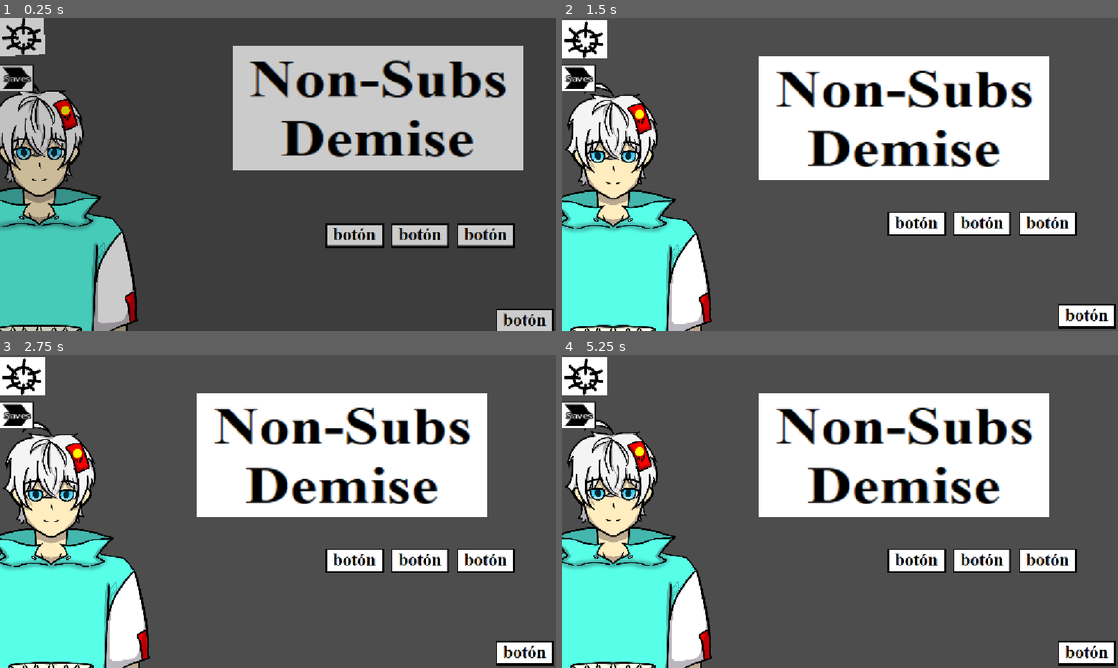
Above: before the commit, frames 1-4 (two rows, left to right).
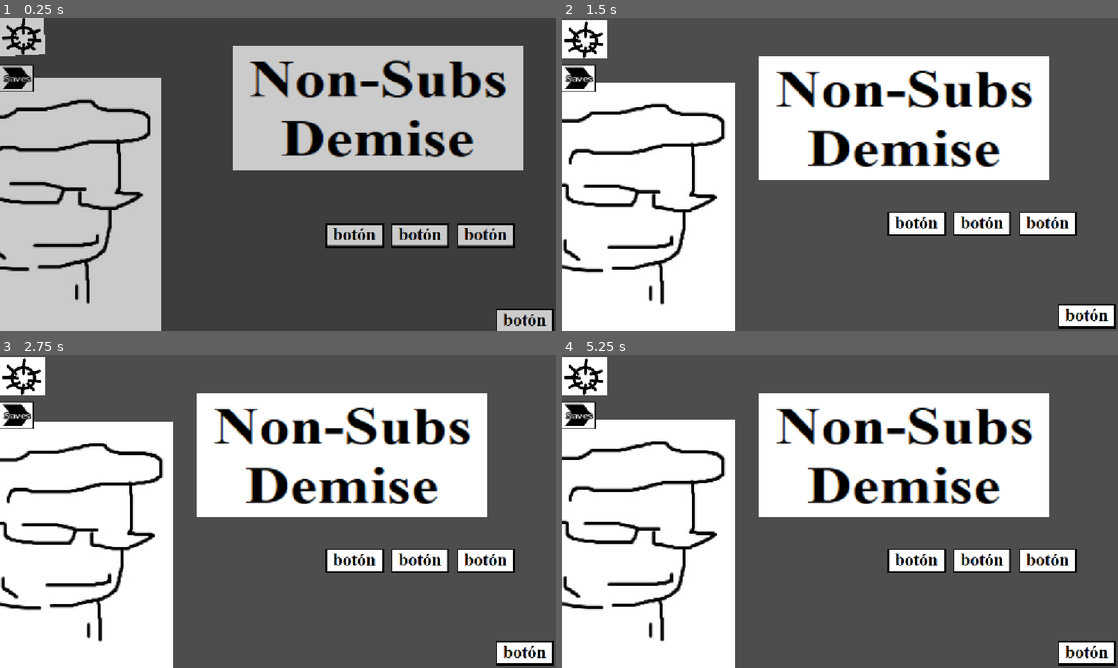
Above: after the commit, the same moments.

Repository: 63CritsInARow/Non-Subs-Demise
Game: Godot game, scene res://Scenes/MainMenu/MainMenu.tscn
Two runs of this game, one before a commit and one after it. Both use one fixed random seed, a clock stepped at 60 frames per second and the inputs below. The engine's default icon, where the game draws it, is replaced by a stand-in: a white triangle on a blue panel in a dark square.
Inputs (mouse positions are in pixels of both pictures, inside the frame that each line leads up to):
- Up to frame 1 (0.25 s): no input
- Up to frame 2 (1.5 s): click (917, 224) at 0.5 s; click (917, 224) at 1.25 s
- Up to frame 3 (2.75 s): click (422, 561) at 2 s
- Up to frame 4 (5.25 s): click (1045, 561) at 2.75 s; click (584, 376) at 3.5 s; click (984, 561) at 4.25 s; click (1045, 561) at 5 s

The runs differ from the first frame. In frame 1, 20% of the frame differs, in the area x 0-29%, y 19-100%; in frame 2, 22%, in the area x 0-32%, y 20-100%; in frame 3, 21%; in frame 4, 22%.

Commit message:
Hand Started

Diff:
--- /dev/null
+++ b/Objects/Survivors/Base/Base.tscn
@@ -0,0 +1,121 @@
+[gd_scene format=3 uid="uid://bvps5of7pu40h"]
+
+[ext_resource type="Script" uid="uid://bfnxwhybf26wc" path="res://Objects/Survivors/Base/BaseSurvivor.gd" id="1_ucll3"]
+[ext_resource type="PackedScene" uid="uid://djghf5cmvthlp" path="res://Objects/Survivors/Base/Flash.tscn" id="2_3lexq"]
+[ext_resource type="Texture2D" uid="uid://bh45weh1yrxs3" path="res://Objects/Survivors/Base/Flashlight/Activate.png" id="3_j3sk1"]
+[ext_resource type="Texture2D" uid="uid://cie7hf0lwcwwp" path="res://Objects/Survivors/Base/Flashlight/Forward.png" id="4_p03vw"]
+[ext_resource type="Texture2D" uid="uid://ktg1im5kply0" path="res://Objects/Survivors/Base/Flashlight/ForwardDow.png" id="5_q8kme"]
+[ext_resource type="Texture2D" uid="uid://crt3fsehg125r" path="res://Objects/Survivors/Base/Flashlight/ForwardUp.png" id="6_ga8u8"]
+[ext_resource type="Texture2D" uid="uid://dpb3nefgh8on6" path="res://Objects/Survivors/Base/Flashlight/Idle.png" id="7_8l2ln"]
+[ext_resource type="Texture2D" uid="uid://cek0nxg8irwps" path="res://Objects/Survivors/Base/Flashlight/Lef.png" id="8_tnw5o"]
+[ext_resource type="Texture2D" uid="uid://bnbgj1dnvfvju" path="res://Objects/Survivors/Base/Flashlight/LefDow.png" id="9_u3ccq"]
+[ext_resource type="Texture2D" uid="uid://dqj6qye85cqdn" path="res://Objects/Survivors/Base/Flashlight/LefUp.png" id="10_cq32f"]
+[ext_resource type="Texture2D" uid="uid://c5es2v4j3ivn1" path="res://Objects/Survivors/Base/Flashlight/Rig.png" id="11_yer80"]
+[ext_resource type="Texture2D" uid="uid://v3f88qokmuqs" path="res://Objects/Survivors/Base/Flashlight/RigDow.png" id="12_n334k"]
+[ext_resource type="Texture2D" uid="uid://dixhwvdnxhsq6" path="res://Objects/Survivors/Base/Flashlight/RigUp.png" id="13_ohdsj"]
+
+[sub_resource type="SpriteFrames" id="SpriteFrames_lgruo"]
+animations = [{
+"frames": [{
+"duration": 1.0,
+"texture": ExtResource("3_j3sk1")
+}],
+"loop": 0,
+"name": &"Activate",
+"speed": 5.0
+}, {
+"frames": [{
+"duration": 1.0,
+"texture": ExtResource("4_p03vw")
+}],
+"loop": 0,
+"name": &"For",
+"speed": 5.0
+}, {
+"frames": [{
+"duration": 1.0,
+"texture": ExtResource("5_q8kme")
+}],
+"loop": 0,
+"name": &"ForDow",
+"speed": 5.0
+}, {
+"frames": [{
+"duration": 1.0,
+"texture": ExtResource("6_ga8u8")
+}],
+"loop": 0,
+"name": &"ForUp",
+"speed": 5.0
+}, {
+"frames": [{
+"duration": 1.0,
+"texture": ExtResource("7_8l2ln")
+}],
+"loop": 0,
+"name": &"Idle",
+"speed": 5.0
+}, {
+"frames": [{
+"duration": 1.0,
+"texture": ExtResource("8_tnw5o")
+}],
+"loop": 0,
+"name": &"Lef",
+"speed": 5.0
+}, {
+"frames": [{
+"duration": 1.0,
+"texture": ExtResource("9_u3ccq")
+}],
+"loop": 0,
+"name": &"LefDow",
+"speed": 5.0
+}, {
+"frames": [{
+"duration": 1.0,
+"texture": ExtResource("10_cq32f")
+}],
+"loop": 0,
+"name": &"LefUp",
+"speed": 5.0
+}, {
+"frames": [{
+"duration": 1.0,
+"texture": ExtResource("11_yer80")
+}],
+"loop": 0,
+"name": &"Rig",
+"speed": 5.0
+}, {
+"frames": [{
+"duration": 1.0,
+"texture": ExtResource("12_n334k")
+}],
+"loop": 0,
+"name": &"RigDow",
+"speed": 5.0
+}, {
+"frames": [{
+"duration": 1.0,
+"texture": ExtResource("13_ohdsj")
+}],
+"loop": 0,
+"name": &"RigUp",
+"speed": 5.0
+}]
+
+[node name="Base" type="Node2D" unique_id=466348786 groups=["Player"]]
+script = ExtResource("1_ucll3")
+Name = "Base"
+FlashLight = ExtResource("2_3lexq")
+
+[node name="Hand" type="AnimatedSprite2D" parent="." unique_id=680320690 groups=["Sprite"]]
+position = Vector2(-2.000061, -2)
+scale = Vector2(0.60000086, 0.60000086)
+sprite_frames = SubResource("SpriteFrames_lgruo")
+animation = &"RigUp"
+autoplay = "Idle"
+
+[node name="Anchor" type="Marker2D" parent="." unique_id=1941714863]
+position = Vector2(926, 578)
--- /dev/null
+++ b/Objects/Survivors/Base/BaseSurvivor.gd
@@ -0,0 +1,49 @@
+extends Node2D
+class_name BaseSurvivor
+
+@export var Name: String
+@export var BaseHp: float = 100.0
+@export var FlashLight: PackedScene
+@export var Loadout: Dictionary = {
+	"1": "Flashlight",
+	"2": "Camera",
+	"3": ""
+}
+
+@onready var HandAnchor: Marker2D = $Anchor
+@onready var Hand: AnimatedSprite2D = $Hand
+
+var Game: Node2D
+var FlashlightActive: bool = false
+
+func _ready():
+	Game = get_tree().get_first_node_in_group("Game")
+	Hand.global_position = HandAnchor.global_position
+
+func _process(_d: float):
+	CheckMouse()
+
+func _input(event: InputEvent):
+	if Input.is_action_pressed("Flashlight"):
+		FlashlightActive = true
+	else:
+		FlashlightActive = false
+
+func CheckMouse():
+	var MousePos: Vector2 = get_global_mouse_position()
+
+	var DistanceX: float = MousePos.x - HandAnchor.global_position.x
+	var DistanceY: float = MousePos.y - HandAnchor.global_position.y
+
+	var FinalX: float = clamp(MousePos.x, HandAnchor.global_position.x -200, HandAnchor.global_position.x + 80) + DistanceX
+	var FinalY: float = clamp(MousePos.y, HandAnchor.global_position.y -100, HandAnchor.global_position.y + 80) + DistanceY
+
+	Hand.global_position.x = lerpf(Hand.global_position.x, FinalX - DistanceX, 0.3)
+	Hand.global_position.y = lerpf(Hand.global_position.y, FinalY - DistanceY, 0.3)
+
+func CheckHandAnimation():
+	if FlashlightActive:
+		if Hand.global_position.x >= HandAnchor.global_position.x -60:
+			Hand.play("Lef")
+	else:
+		Hand.play("Idle")
--- /dev/null
+++ b/Objects/Survivors/Base/Flash.tscn
@@ -0,0 +1,17 @@
+[gd_scene format=3 uid="uid://djghf5cmvthlp"]
+
+[ext_resource type="Texture2D" uid="uid://darix0dmxwvlj" path="res://Objects/Survivors/Base/Flashlight/Flash.png" id="1_ud575"]
+
+[sub_resource type="CapsuleShape2D" id="CapsuleShape2D_hcta1"]
+radius = 1028.5717
+height = 2057.1433
+
+[node name="FlashLight" type="Area2D" unique_id=1414082828]
+position = Vector2(-239.00006, 39)
+scale = Vector2(0.37333325, 0.23999995)
+
+[node name="CollisionShape2D" type="CollisionShape2D" parent="." unique_id=1538199571]
+shape = SubResource("CapsuleShape2D_hcta1")
+
+[node name="Flash" type="Sprite2D" parent="." unique_id=1058048717]
+texture = ExtResource("1_ud575")
--- a/Objects/Players/Base/Stats.json
+++ b/Objects/Survivors/Base/Stats.json
@@ -4,7 +4,7 @@
 
 	"Shop Item Data": {
 		"Battery Pack": {
-			"Description": "Gives you 10% power when used",
+			"Description": "Gives you 10% Power when used",
 			"Price": 5,
 			"Max": 3,
 			"Min": 0,
--- a/Scenes/MainGame/M_Game.gd
+++ b/Scenes/MainGame/M_Game.gd
@@ -1,12 +1,24 @@
 extends Node2D
 
-var EnemyLocation: Dictionary = {
+var Player: Node2D
 
-
-}
+var EnemyLocation: Dictionary = {}
 
 func _ready():
 	LoadEnemies()
+	LoadPlayer()
+
+var PlayerSpawnerPath: String = "res://Objects/Survivors/" + PlayerData.PlayerSurv + "/" + PlayerData.PlayerSurv + ".tscn"
+func LoadPlayer():
+	if PlayerData.ModdedSurv:
+		PlayerSpawnerPath = "user://Mods/Players/" + PlayerData.PlayerSurv + "/" + PlayerData.PlayerSurv + ".tscn"
+
+	if ResourceLoader.exists(PlayerSpawnerPath):
+		var player: Node2D = (load(PlayerSpawnerPath) as PackedScene).instantiate()
+		player.global_position = Vector2(0, 0)
+		add_child(player)
+	else:
+		print("dnuaisgdyuasd")
 
 func LoadEnemies():
 	pass
--- a/Scenes/MainGame/MainGame.tscn
+++ b/Scenes/MainGame/MainGame.tscn
@@ -2,5 +2,5 @@
 
 [ext_resource type="Script" uid="uid://ciil315qq7sk0" path="res://Scenes/MainGame/M_Game.gd" id="1_3463d"]
 
-[node name="Node2D" type="Node2D" unique_id=2115037701]
+[node name="Game" type="Node2D" unique_id=2115037701 groups=["Game"]]
 script = ExtResource("1_3463d")
--- a/Scenes/MainMenu/M_MainMenu.gd
+++ b/Scenes/MainMenu/M_MainMenu.gd
@@ -1,8 +1,8 @@
 extends Node2D
 
 @onready var TrickleMenu: TextureRect = $Menu/TextureRect
-var TrickleImage: String = "res://Scenes/MainMenu/Hud/TrickleMenu.png"
-var ShokuImage: String = "res://Scenes/MainMenu/Hud/ShokuMenu.png"
+var TrickleImage: String = "res://Scenes/MainMenu/Hud/chad.jpg" #"res://Scenes/MainMenu/Hud/TrickleMenu.png"
+var ShokuImage: String = "res://icon.svg"#"res://Scenes/MainMenu/Hud/ShokuMenu.png"
 
 @onready var PlayButton: Button = $Menu/PlayButton
 @onready var ShopButton: Button = $Menu/ShopButton
@@ -15,6 +15,7 @@
 @onready var SavesButton: Button = $Menu/SliderBg/Saves
 
 func _ready():
+	TrickleMenu.texture = load(TrickleImage)
 	Fade.visible = true
 	await get_tree().create_timer(1.5, false, false).timeout
 	shouldmove = false
--- a/Scripts/G_CharData.gd
+++ b/Scripts/G_CharData.gd
@@ -1,24 +1,10 @@
 extends Node
 
 # Still figuring out how this is even gonna work, lemme actually code the night first bro kms
-
-var BaseGameNames: Array = ["Base"] ## Non-mod character names
+#BaseSurvs should be filled with reading the survivors folder
+var BaseSurvs: Array = ["Base"] ## Non-mod character names
 var IgnoredNames: Array = ["Base"] ## Names that won't appear in the selection, Includes both enemy and survivor
 var UnlockableNames: Array = [] ## Includes both enemy and survivor
 
-var PlayerChar: String = "Default" ## Current Survivor
-var PlayersList: Dictionary = { ## List of... wait, this should be in the char json
-	"Default": ""
-
-}
-
-var Enemies: Dictionary = {
-	"Trickle": "",
-	"Shoku": "",
-	"Limon": "",
-	"Zion": ""
-
-}
-var SelectedEnemies: Dictionary = {
-	"Trickle": 20,
-}
+var BaseEnemies: Array = ["Trickle", "Shoku", "Limon", "Zion"] ## List of Default Enemies
+# The other thingy where descriptions would go just has to be in the enemy stat.json bro what are you doing
--- a/Scripts/G_PlayerData.gd
+++ b/Scripts/G_PlayerData.gd
@@ -1,4 +1,7 @@
 extends Node
+
+var PlayerSurv: String = "Base" ## Current Survivor
+var ModdedSurv: bool = false
 
 var GeneralUnlocks: Dictionary = { ## Unlocks related to the game
 	"Survivors": [],
@@ -11,3 +14,6 @@
 var EnemyData: Dictionary = { ## Unlocks, data, and tracked actions from all enemies
 
 }
+var SelectedEnemies: Dictionary = { ## Selected Enemies for the Night
+	"Trickle": 20,
+}
--- a/project.godot
+++ b/project.godot
@@ -19,11 +19,25 @@
 
 NewGlob="*uid://dnl81won5is4m"
 CharData="*uid://dmmqp5cs2bdu3"
+PlayerData="*uid://pjorqgdrg8i6"
 
 [display]
 
 window/stretch/mode="canvas_items"
 window/stretch/aspect="expand"
+
+[global_group]
+
+Player="The Player's Survivor scene during gameplay containing all their data and variables"
+Sprite="Any image that isn't a background"
+
+[input]
+
+Flashlight={
+"deadzone": 0.2,
+"events": [Object(InputEventMouseButton,"resource_local_to_scene":false,"resource_name":"","device":-1,"window_id":0,"alt_pressed":false,"shift_pressed":false,"ctrl_pressed":false,"meta_pressed":false,"button_mask":0,"position":Vector2(0, 0),"global_position":Vector2(0, 0),"factor":1.0,"button_index":1,"canceled":false,"pressed":false,"double_click":false,"script":null)
+]
+}
 
 [physics]
 
Not shown, added: Objects/Survivors/Base/BaseSurvivor.gd.uid
Binary file added: Objects/Survivors/Base/Flashlight/Activate.png
Not shown, added: Objects/Survivors/Base/Flashlight/Activate.png.import
Binary file added: Objects/Survivors/Base/Flashlight/Flash.png
Not shown, added: Objects/Survivors/Base/Flashlight/Flash.png.import
Binary file added: Objects/Survivors/Base/Flashlight/Forward.png
Not shown, added: Objects/Survivors/Base/Flashlight/Forward.png.import
Binary file added: Objects/Survivors/Base/Flashlight/ForwardDow.png
Not shown, added: Objects/Survivors/Base/Flashlight/ForwardDow.png.import
Binary file added: Objects/Survivors/Base/Flashlight/ForwardUp.png
Not shown, added: Objects/Survivors/Base/Flashlight/ForwardUp.png.import
Binary file added: Objects/Survivors/Base/Flashlight/Idle.png
(and 16 more such lines)
